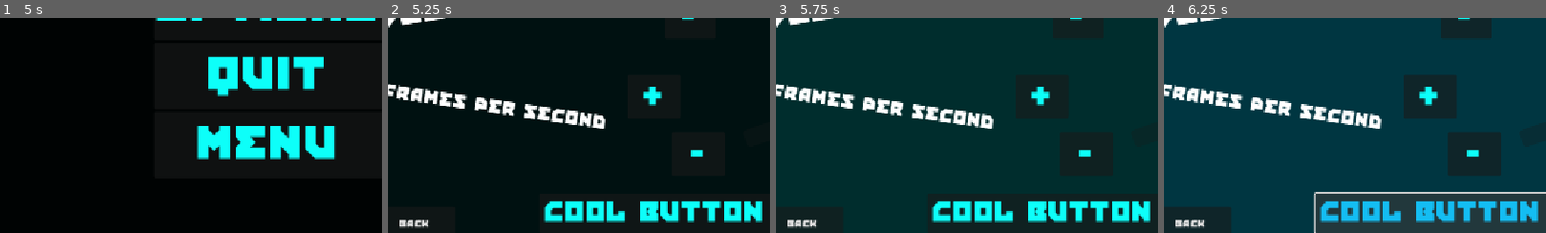
Above: before the commit, frames 1-4 (left to right).
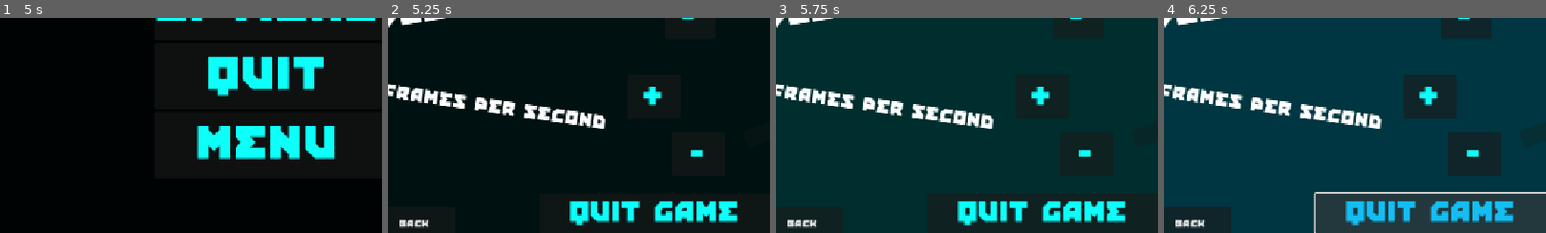
Above: after the commit, the same moments.

Repository: Eldragon126/Shapes
Game: Godot game, scene res://nodes/level_rooms/title_screen.tscn
Two runs of this game, one before a commit and one after it. Both use one fixed random seed, a clock stepped at 60 frames per second and the inputs below. The engine's default icon, where the game draws it, is replaced by a stand-in: a white triangle on a blue panel in a dark square. Sound files missing from this copy of the repository are replaced by a short silence.
Inputs (mouse positions are % of the whole screen's width and height, from its top left):
- Up to frame 1 (5 s): click "Start" at 0.5 s; move the mouse to (72, 45) at 1.27 s; hold Space (jump) 1.28-2.03 s; hold Right (ui_right) 1.28-2.78 s; tap E (interact_button) at 1.35, 2.3, 3.8, 4.35 s; click (72, 45) at 1.42 s; move the mouse to (30, 55) at 2.02 s; tap Space (jump) at 2.1, 2.27, 2.57, 3.77, 4.07 s; move the mouse to (60, 28) at 2.77 s; hold Left (ui_left) 2.78-3.53 s; hold Space (jump) 2.78-3.53 s; tap Shift (ability_activate) at 2.85 s; move the mouse to (45, 70) at 3.52 s; hold Right (ui_right) from 3.53 s (still down); click (45, 70) at 3.6 s; move the mouse to (80, 65) at 4.27 s; hold Space (jump) from 4.28 s (still down); tap Escape (escape_interact) at 4.9 s
- Up to frame 2 (5.25 s): release Right (ui_right) at 5 s; release Space (jump) at 5 s; click "Options" at 5 s
- Up to frame 3 (5.75 s): no input
- Up to frame 4 (6.25 s): click "Cool Button" (after the commit: "Quit Game") at 5.75 s
The pictures show only the part of the screen within x 12-62%, y 33-83%; the shares and areas given below are measured in that part.

Frame 1 is identical in both runs. In frame 2, 4.0% of the frame differs, in the area x 40-98%, y 84-97%; in frame 3, 4.0%; in frame 4, 4.0%.

Commit message:
Saving and loading???

Diff:
--- a/PlayerManager.gd
+++ b/PlayerManager.gd
@@ -17,7 +17,9 @@
 var does_player_emit_light: bool = false
 var can_I_open_a_menu: bool = true
 var collectable_count: int = 0
-# Called when the node enters the scene tree for the first time.
+var starting_area = PROPERTY_USAGE_NODE_PATH_FROM_SCENE_ROOT
+var scene
+var load_game_check: bool = false
 func _ready() -> void:
 	can_I_open_a_menu = true
 	print("you can open a menu because the PlayerManager script was just loaded")
@@ -26,6 +28,103 @@
 func _process(delta: float) -> void:
 	pass
 
-func save() -> void:
-	pass
-	var did_the_game_save_successfully: bool = true
+
+func save():
+	var save_dict = {
+		"filename" : get_scene_file_path(),
+		"parent" : get_parent().get_path(),
+		"max_sides_player" : max_sides_player,
+		"sides_player" : sides_player,
+		"player_speed" : player_speed,
+		"player_acceleration" : player_acceleration,
+		"player_acceleration_slow" : player_acceleration_slow,
+		"player_max_speed" : player_max_speed,
+		"player" : player,
+		"currency" : currency,
+		"game_paused" : game_paused,
+		"player_max_health" : player_max_health,
+		"room_activate" : room_activate ,
+		"player_pos" : player_pos,
+		"playerjumponenter" : playerjumponenter,
+		"lobber_damage" : lobber_damage,
+		"max_health_sides_addition" : max_health_sides_addition,
+		"does_player_emit_light" : does_player_emit_light,
+		"can_I_open_a_menu" : can_I_open_a_menu,
+		"collectable_count" : collectable_count,
+		"scene" : scene
+	}
+	return save_dict
+
+# Note: This can be called from anywhere inside the tree. This function is
+# path independent.
+# Go through everything in the persist category and ask them to return a
+# dict of relevant variables.
+func save_game():
+	var save_file = FileAccess.open("user://savegame.save", FileAccess.WRITE)
+	var save_nodes = get_tree().get_nodes_in_group("Persist")
+	for node in save_nodes:
+		# Check the node is an instanced scene so it can be instanced again during load.
+		if node.scene_file_path.is_empty():
+			print("persistent node '%s' is not an instanced scene, skipped" % node.name)
+			continue
+
+		# Check the node has a save function.
+		if !node.has_method("save"):
+			print("persistent node '%s' is missing a save() function, skipped" % node.name)
+			continue
+
+		# Call the node's save function.
+		var node_data = node.call("save")
+
+		# JSON provides a static method to serialized JSON string.
+		var json_string = JSON.stringify(node_data)
+
+		# Store the save dictionary as a new line in the save file.
+		save_file.store_line(json_string)
+
+# Note: This can be called from anywhere inside the tree. This function
+# is path independent.
+func load_game():
+	if not FileAccess.file_exists("user://savegame.save"):
+		print("We didn't have to save or load this time.")
+		load_game_check = false
+		return # Error! We don't have a save to load.
+
+
+	# We need to revert the game state so we're not cloning objects
+	# during loading. This will vary wildly depending on the needs of a
+	# project, so take care with this step.
+	# For our example, we will accomplish this by deleting saveable objects.
+	var save_nodes = get_tree().get_nodes_in_group("Persist")
+	for i in save_nodes:
+		i.queue_free()
+
+	# Load the file line by line and process that dictionary to restore
+	# the object it represents.
+	var save_file = FileAccess.open("user://savegame.save", FileAccess.READ)
+	while save_file.get_position() < save_file.get_length():
+		var json_string = save_file.get_line()
+
+		# Creates the helper class to interact with JSON.
+		var json = JSON.new()
+
+		# Check if there is any error while parsing the JSON string, skip in case of failure.
+		var parse_result = json.parse(json_string)
+		if not parse_result == OK:
+			print("JSON Parse Error: ", json.get_error_message(), " in ", json_string, " at line ", json.get_error_line())
+			continue
+
+		# Get the data from the JSON object.
+		var node_data = json.data
+
+		# Firstly, we need to create the object and add it to the tree and set its position.
+		var new_object = load(node_data["filename"]).instantiate()
+		get_node(node_data["parent"]).add_child(new_object)
+		new_object.position = Vector2(node_data["pos_x"], node_data["pos_y"])
+
+		# Now we set the remaining variables.
+		for i in node_data.keys():
+			if i == "filename" or i == "parent" or i == "pos_x" or i == "pos_y":
+				continue
+			new_object.set(i, node_data[i])
+		load_game_check = true
--- a/nodes/escape_menu.tscn
+++ b/nodes/escape_menu.tscn
@@ -1,9 +1,10 @@
-[gd_scene load_steps=8 format=3 uid="uid://dagcttbgic483"]
+[gd_scene load_steps=9 format=3 uid="uid://dagcttbgic483"]
 
 [ext_resource type="Script" uid="uid://xodc23lgafu7" path="res://scripts/escape_menu.gd" id="1_furkl"]
 [ext_resource type="AudioStream" uid="uid://cksvtw3ysoki4" path="res://assets/Soundtrack/Escape Menu.mp3" id="2_qeewr"]
 [ext_resource type="Texture2D" uid="uid://by7lfua2gevc5" path="res://assets/Kermit.png" id="3_qeewr"]
 [ext_resource type="Script" uid="uid://citu0k3q5ybg0" path="res://scripts/audio_stream_escape_menu.gd" id="3_vugn6"]
+[ext_resource type="AudioStream" uid="uid://fd0yj40o011k" path="res://assets/Soundtrack/SoundEffects/click.wav" id="5_r7gmv"]
 
 [sub_resource type="Animation" id="Animation_0u0e2"]
 length = 0.001
@@ -197,7 +198,7 @@
 theme_override_colors/icon_hover_color = Color(1, 0, 1, 1)
 theme_override_colors/icon_hover_pressed_color = Color(1, 0, 1, 1)
 theme_override_font_sizes/font_size = 45
-text = "Cool Button"
+text = "Quit Game"
 
 [node name="AddVolume" type="Button" parent="Option Menu"]
 layout_mode = 0
@@ -324,6 +325,7 @@
 max_value = 120.0
 
 [node name="ButtonPressSound" type="AudioStreamPlayer" parent="."]
+stream = ExtResource("5_r7gmv")
 
 [connection signal="pressed" from="VFlowContainer/Options" to="." method="_on_options_pressed"]
 [connection signal="pressed" from="VFlowContainer/Quit" to="." method="_on_quit_pressed"]
--- a/nodes/shop.tscn
+++ b/nodes/shop.tscn
@@ -98,7 +98,7 @@
 &"new_animation": SubResource("Animation_qy4cf")
 }
 
-[node name="Shop" type="Control"]
+[node name="Shop" type="Control" groups=["Persist"]]
 process_mode = 3
 z_index = 20
 layout_mode = 3
@@ -191,6 +191,7 @@
 text = "Max Health Increase"
 
 [node name="Shooting" type="Button" parent="CenterContainer/BuyThingsVBox"]
+visible = false
 layout_mode = 2
 theme_override_font_sizes/font_size = 40
 text = "Faster Shooting"
--- a/project.godot
+++ b/project.godot
@@ -33,6 +33,7 @@
 Player=""
 Light=""
 ShopGroup=""
+Persist=""
 
 [gui]
 
--- a/scripts/escape_menu.gd
+++ b/scripts/escape_menu.gd
@@ -15,9 +15,13 @@
 func _on_options_pressed() -> void:
 	$VFlowContainer.hide()
 	$"Option Menu".show()
+	$ButtonPressSound.play()
+	PlayerManager.save_game()
 
 func _on_quit_pressed() -> void:
 	PlayerManager.can_I_open_a_menu = true
+	PlayerManager.save_game()
+	$ButtonPressSound.play()
 	print("Leaving escape menu to leave game, can I open a menu is true")
 	PlayerManager.save()
 	get_tree().paused = false
@@ -27,30 +31,34 @@
 func _on_menu_pressed() -> void:
 	PlayerManager.can_I_open_a_menu = true
 	print("Leaving escape menu to go to start menu, can I open a menu is true")
+	$ButtonPressSound.play()
 	get_tree().paused = false
 	get_tree().change_scene_to_file("res://nodes/level_rooms/title_screen.tscn")
 
 
 func _on_cool_button_pressed() -> void:
-	pass # Replace with function body.
+	PlayerManager.save_game()
+	$ButtonPressSound.play()
+
 
 
 func _on_add_volume_pressed() -> void:
 	if AudioServer.get_bus_volume_db(0) < 0: AudioServer.set_bus_volume_db(0, AudioServer.get_bus_volume_db(0) + 1)
 	else: pass
-
+	$ButtonPressSound.play()
 
 func _on_subtract_volume_pressed() -> void:
 	AudioServer.set_bus_volume_db(0, AudioServer.get_bus_volume_db(0) - 1)
-
+	$ButtonPressSound.play()
 func _on_back_pressed() -> void:
 	$VFlowContainer.show()
 	$"Option Menu".hide()
-
+	$ButtonPressSound.play()
 
 func _on_add_fps_pressed() -> void:
 	if Engine.max_fps < 120: Engine.max_fps = Engine.max_fps + 12
-
+	$ButtonPressSound.play()
 
 func _on_subtract_fps_pressed() -> void:
 	if Engine.max_fps > 12: Engine.max_fps = Engine.max_fps - 12
+	$ButtonPressSound.play()
--- a/scripts/player.gd
+++ b/scripts/player.gd
@@ -10,7 +10,7 @@
 @export var gravity = speed * 5
 @export var max_grav_speed = 100
 @export var extra_jump = true
-@export var jump_count = 0
+@export var jump_count: int = 0
 @export var projectile_speed: float = 1000
 var dash_speed = 1000
 var can_dash = true
@@ -29,13 +29,13 @@
 @onready var rope_visual: RopeVisual = $RopeVisual
 @onready var coyote_timer: Timer = $CoyoteTimer
 @onready var jump_buffer: Timer = $JumpBuffer
-@export var max_speed_rope_player: float = 5000
+@export var max_speed_rope_player: float = 100
 @export var accel: float = 1
 @export var accel_curve: Curve
 @export var friction: float = 4
 @export_group("Rope", "rope_")
-@export var rope_stiffnes: float = 2000
-@export var rope_friction: float = 0
+@export var rope_stiffnes: float = 1000
+@export var rope_friction: float = 3
 const SPEED = 1
 const JUMP_VELOCITY = 1
 
@@ -76,15 +76,15 @@
 		# Get the input direction and handle the movement/deceleration.
 		# As good practice, you should replace UI actions with custom gameplay actions.
 		var direction := Input.get_axis("ui_left", "ui_right")
-		var norm_speed = abs(velocity.x) / max_speed
+		var norm_speed = abs(velocity.x) / max_speed_rope_player
 		if is_on_floor():
 			# Accel when on floor
-			velocity.x += accel * max_speed * direction * delta * accel_curve.sample(norm_speed)
-			velocity.x -= friction * max_speed * delta * norm_speed * sign(velocity.x)
+			velocity.x += accel * max_speed_rope_player * direction * delta * accel_curve.sample(norm_speed)
+			velocity.x -= friction * max_speed_rope_player * delta * norm_speed * sign(velocity.x)
 		else:
 			pass
 			# Accel less when on air
-			velocity.x += accel * max_speed * direction * delta * accel_curve.sample(norm_speed) * .5
+			velocity.x += accel * max_speed_rope_player * direction * delta * accel_curve.sample(norm_speed) * .5
 		update_hanging(delta)
 		update_tracking()
 		queue_redraw()
@@ -110,7 +110,7 @@
 
 func _process(_delta: float) -> void: #Underscored it to stop errors, if you're ever coding in this just undo the underscore.
 	#Changes Animation and collision based on value of current_side ammount, allows for a better level system
-
+	PlayerManager.scene = get_tree().current_scene.scene_file_path
 	if PlayerManager.max_health_sides_addition == false: $Health.set_max_health(PlayerManager.player_max_health)
 	else: $Health.set_max_health(PlayerManager.player_max_health + PlayerManager.sides_player)
 	$UI/TemporaryHealthBar.value = $Health.health
--- a/scripts/title_screen.gd
+++ b/scripts/title_screen.gd
@@ -1,5 +1,28 @@
 extends Control
 
-
+func _ready() -> void:
+	print("This game uses Godot Engine, available under the following license
+	Copyright (c) 2014-present Godot Engine contributors.
+	Copyright (c) 2007-2014 Juan Linietsky, Ariel Manzur.
+	Permission is hereby granted, free of charge, to any person obtaining a copy
+	of this software and associated documentation files (the \"Software\"), to deal
+	in the Software without restriction, including without limitation the rights
+	to use, copy, modify, merge, publish, distribute, sublicense, and/or sell
+	copies of the Software, and to permit persons to whom the Software is
+	furnished to do so, subject to the following conditions:
+	The above copyright notice and this permission notice shall be included in all
+	copies or substantial portions of the Software.
+	THE SOFTWARE IS PROVIDED \"AS IS\", WITHOUT WARRANTY OF ANY KIND, EXPRESS OR
+	IMPLIED, INCLUDING BUT NOT LIMITED TO THE WARRANTIES OF MERCHANTABILITY,
+	FITNESS FOR A PARTICULAR PURPOSE AND NONINFRINGEMENT. IN NO EVENT SHALL THE
+	AUTHORS OR COPYRIGHT HOLDERS BE LIABLE FOR ANY CLAIM, DAMAGES OR OTHER
+	LIABILITY, WHETHER IN AN ACTION OF CONTRACT, TORT OR OTHERWISE, ARISING FROM,
+	OUT OF OR IN CONNECTION WITH THE SOFTWARE OR THE USE OR OTHER DEALINGS IN THE
+	SOFTWARE.
+	")
+	PlayerManager.load_game()
 func _on_start_pressed() -> void:
-	get_tree().change_scene_to_file("res://nodes/debug_scene.tscn")
+	if PlayerManager.load_game_check == true:
+		get_tree().change_scene_to_file(PlayerManager.scene)
+	else:
+		get_tree().change_scene_to_file("res://nodes/debug_scene.tscn")
Not shown, added: assets/Soundtrack/SoundEffects/blipSelect.wav.import
Not shown, added: assets/Soundtrack/SoundEffects/click.wav.import
Not shown, added: assets/Soundtrack/SoundEffects/hitHurt.wav.import
Not shown, added: assets/Soundtrack/SoundEffects/jump.wav.import
Not shown, added: assets/Soundtrack/SoundEffects/laserShoot.wav.import
Not shown, added: assets/Soundtrack/SoundEffects/pickupCoin.wav.import
Not shown, added: assets/Soundtrack/SoundEffects/powerUp.wav.import
Not shown, added: assets/Soundtrack/SoundEffects/random.wav.import
Not shown, added: assets/Soundtrack/SoundEffects/blipSelect.wav
Not shown, added: assets/Soundtrack/SoundEffects/click.wav
Not shown, added: assets/Soundtrack/SoundEffects/hitHurt.wav
Not shown, added: assets/Soundtrack/SoundEffects/jump.wav
(and 4 more such lines)
